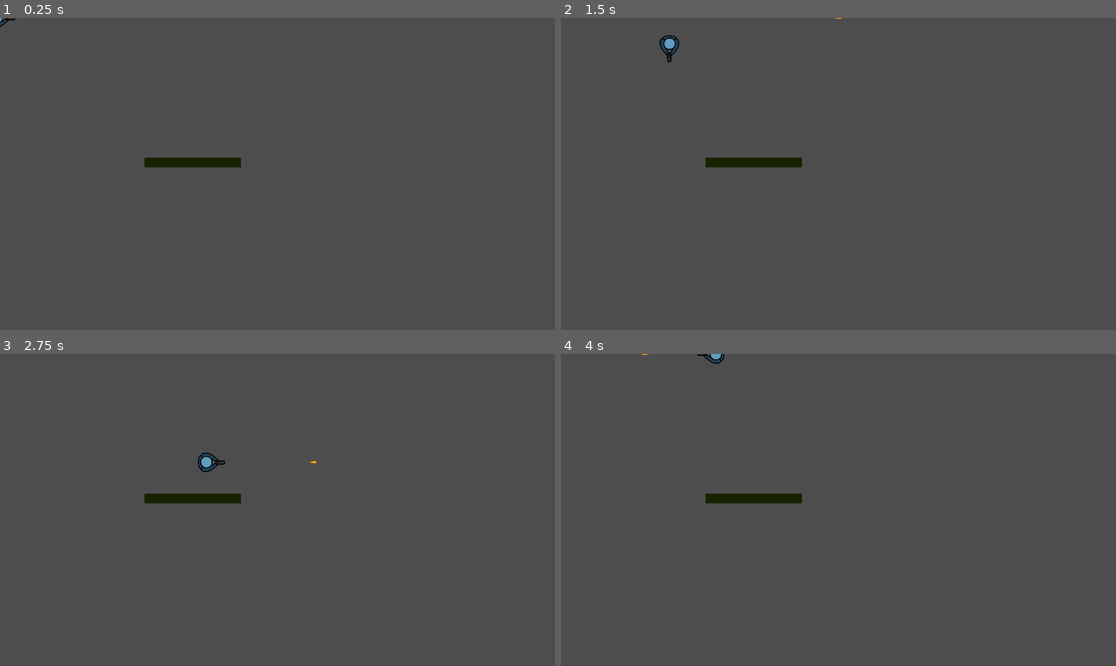
Above: before the commit, frames 1-4 (two rows, left to right).
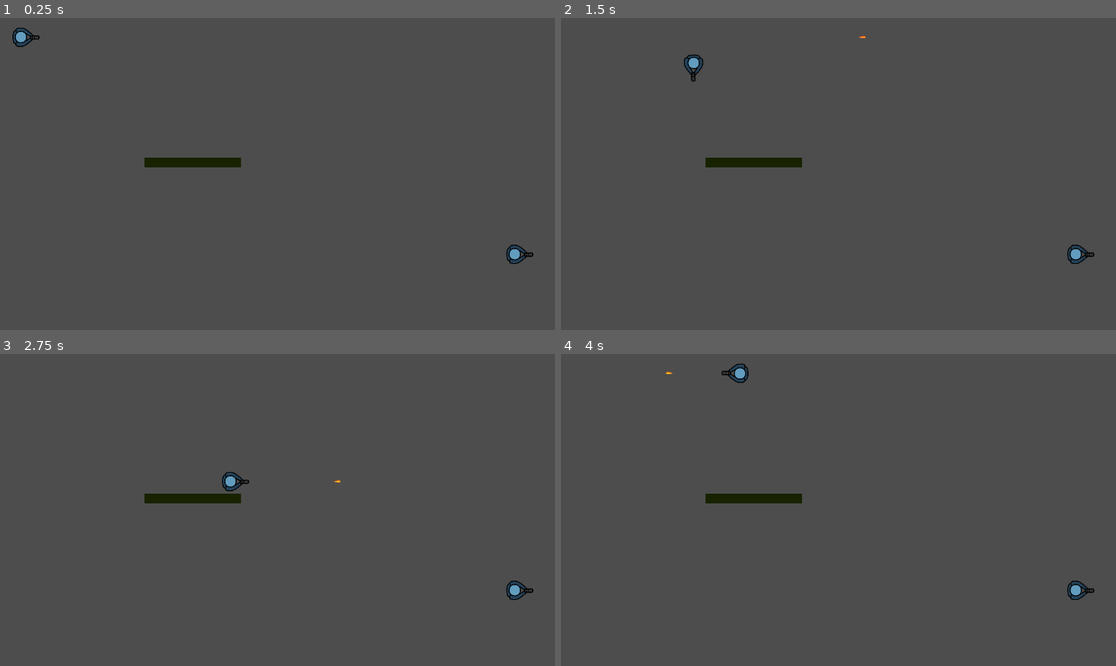
Above: after the commit, the same moments.

Repository: Atajin/couch-commandos
Game: Godot game, scene res://scenes/test_scene.tscn
Two runs of this game, one before a commit and one after it. Both use one fixed random seed, a clock stepped at 60 frames per second and the inputs below. The project has no main scene, so this scene is started directly.
Inputs:
- Up to frame 1 (0.25 s): no input
- Up to frame 2 (1.5 s): tap Enter at 0.5 s; hold D (move_right_p1) 0.53-1.28 s; tap Space (shoot_p1) at 0.6 s; tap Keypad Enter (shoot_p2) at 0.8, 1.35 s; hold S (move_down_p1) from 1.28 s (still down)
- Up to frame 3 (2.75 s): tap Space (shoot_p1) at 1.55, 2.1 s; release S (move_down_p1) at 2.03 s; hold D (move_right_p1) from 2.03 s (still down); tap Keypad Enter (shoot_p2) at 2.3 s
- Up to frame 4 (4 s): release D (move_right_p1) at 2.78 s; hold W (move_up_p1) 2.78-3.53 s; tap Keypad Enter (shoot_p2) at 2.85, 3.8 s; tap Space (shoot_p1) at 3.05, 3.6 s; hold A (move_left_p1) from 3.53 s (still down)

The runs differ from the first frame. In frame 1, 0.4% of the frame differs, in the area x 0-97%, y 0-79%; in frame 2, 0.6%; in frame 3, 0.6%, in the area x 35-97%, y 31-79%; in frame 4, 0.5%.

Commit message:
add globals

Diff:
--- a/project.godot
+++ b/project.godot
@@ -13,6 +13,10 @@
 config/name="common shooter"
 config/features=PackedStringArray("4.3", "Forward Plus")
 config/icon="res://icon.svg"
+
+[autoload]
+
+Globals="*res://scripts/globals.gd"
 
 [dotnet]
 
--- a/scenes/test_scene.tscn
+++ b/scenes/test_scene.tscn
@@ -11,7 +11,12 @@
 
 [node name="Main" type="Node2D"]
 
-[node name="Player" parent="." instance=ExtResource("1_tutdv")]
+[node name="Player1" parent="." instance=ExtResource("1_tutdv")]
+position = Vector2(50, 40)
+
+[node name="Player2" parent="." instance=ExtResource("1_tutdv")]
+position = Vector2(1075, 491)
+is_player_1 = false
 
 [node name="BulletPool" parent="." instance=ExtResource("2_ie7wy")]
 
--- a/scripts/bullet.gd
+++ b/scripts/bullet.gd
@@ -13,6 +13,8 @@
 
 
 func _on_body_entered(body: Node2D) -> void:
+	print(body)
+	print(body is Player)
 	hide()
 	set_physics_process(false)
 	$AnimatedSprite2D.stop()
--- /dev/null
+++ b/scripts/globals.gd
@@ -0,0 +1,11 @@
+extends Node
+
+
+# Called when the node enters the scene tree for the first time.
+func _ready() -> void:
+	pass # Replace with function body.
+
+
+# Called every frame. 'delta' is the elapsed time since the previous frame.
+func _process(delta: float) -> void:
+	pass
--- a/scripts/player.gd
+++ b/scripts/player.gd
@@ -1,3 +1,5 @@
+class_name Player
+
 extends CharacterBody2D
 
 
@@ -11,8 +13,13 @@
 @onready var bullet_pool = $"../BulletPool"
 
 func _process(delta: float) -> void:
-	if Input.is_action_just_pressed("shoot_p1"):
-		shoot()
+	if is_player_1:
+		if Input.is_action_just_pressed("shoot_p1"):
+			shoot()
+	else:
+		if Input.is_action_just_pressed("shoot_p2"):
+			shoot()
+
 
 func _physics_process(delta: float) -> void:
 	var input_vector = get_input_vector()
